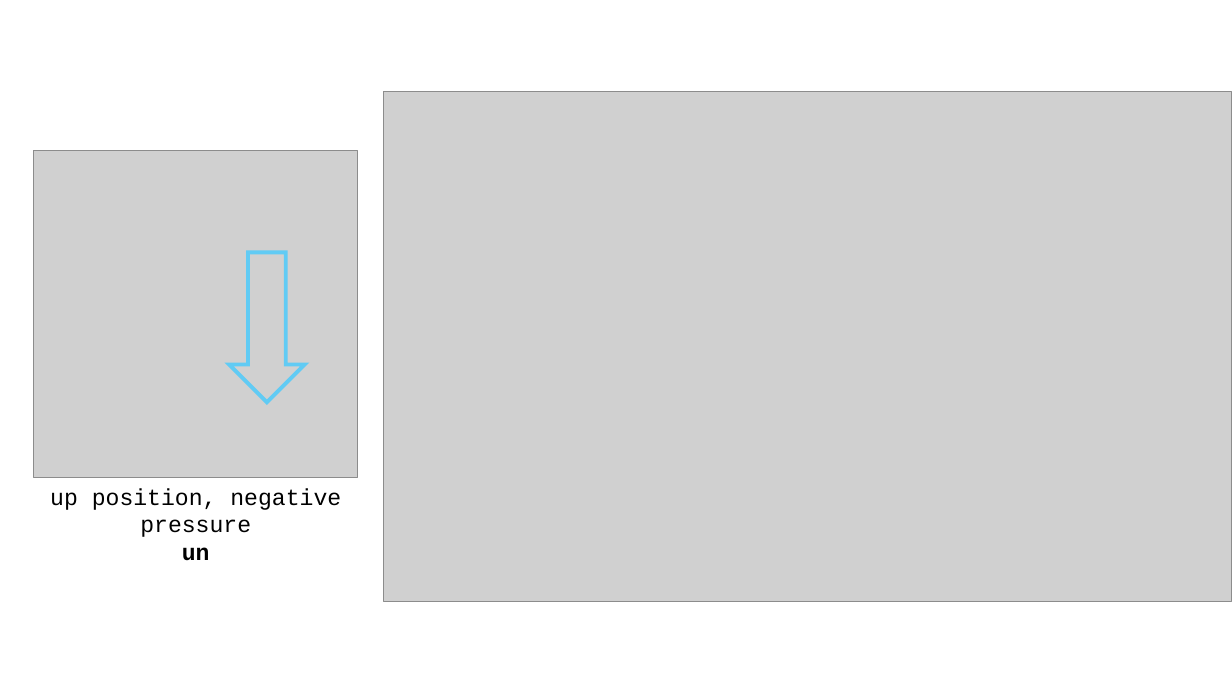
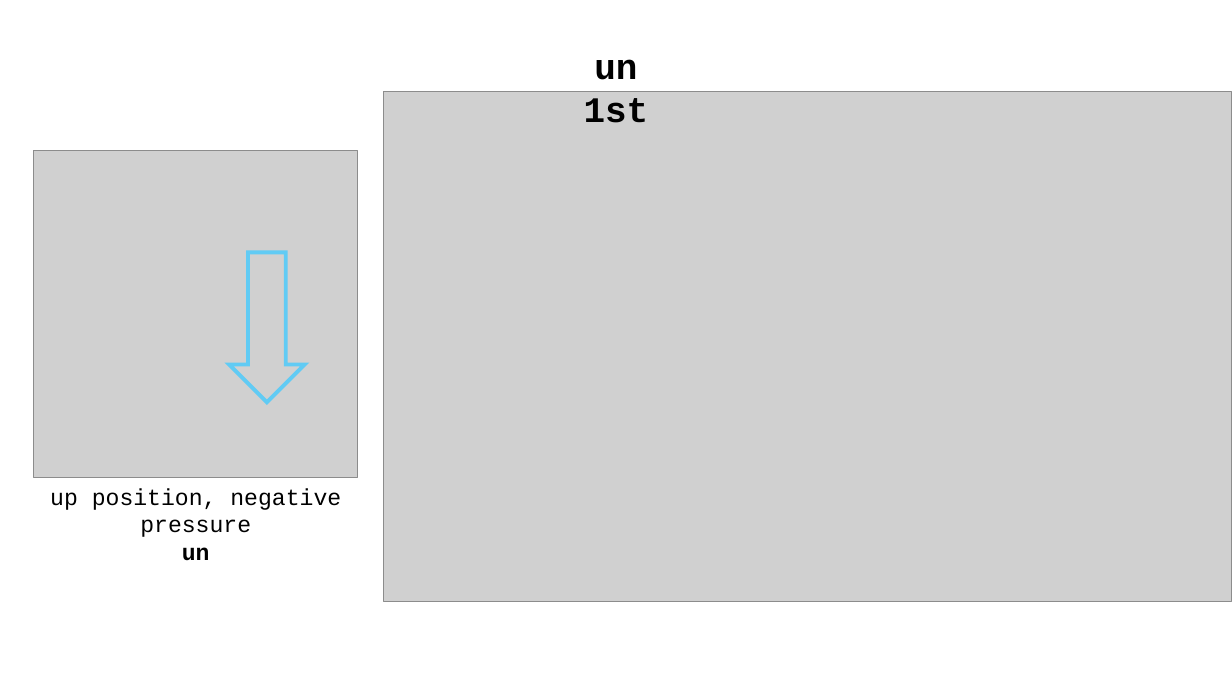
Before and after one commit to OJS56/SoftGripper, a slide deck: slide 5 of Soft_Finger_0731.pptx. Drawn at 1232x693 pixels with LibreOffice and Linux fonts; fonts in the diff are those of the drawing; grey boxes stand for pictures. Boxes give left, top, right and bottom in pixels: in the first picture for what was removed or moved away, otherwise in the second. Text is boxed around its words. In the diff, an @@ line names an element or a change of style, - is before the commit and + after.

```diff
--- a/Soft_Finger_0731.pptx
+++ b/Soft_Finger_0731.pptx
@@ text added at [584,59,649,123], 28 pt, text #000000, bold @@
+un 1st
```
Also in this commit, not shown: 5 other slides changed, 1 slide added, 1 slide removed.
